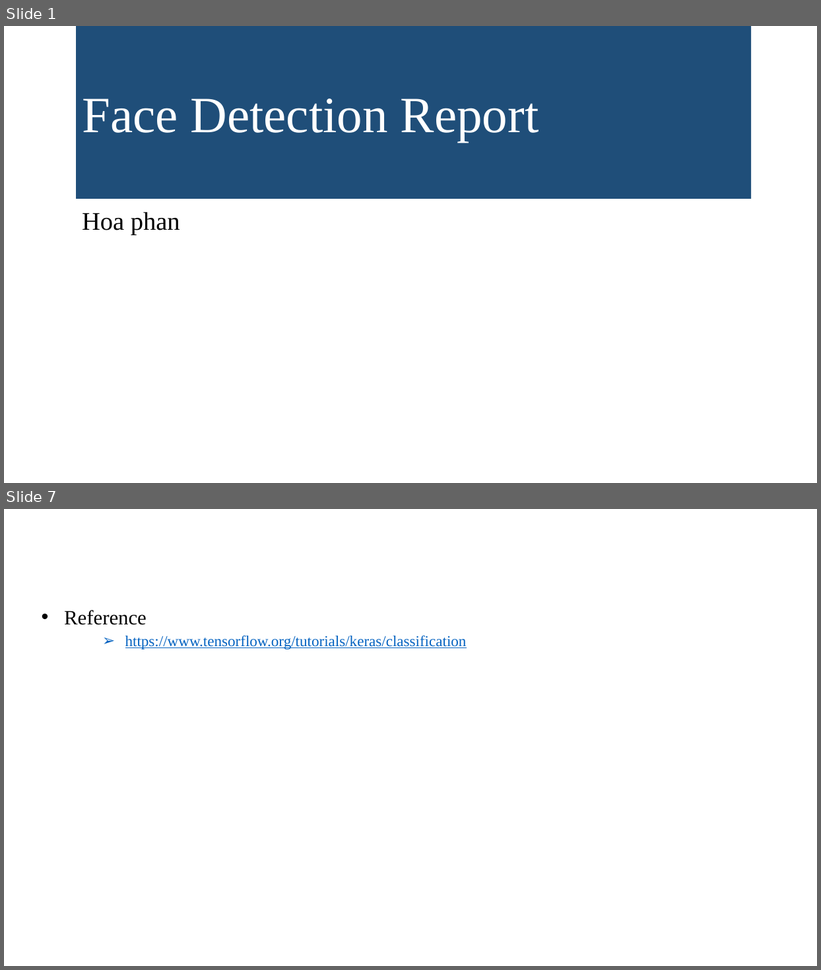
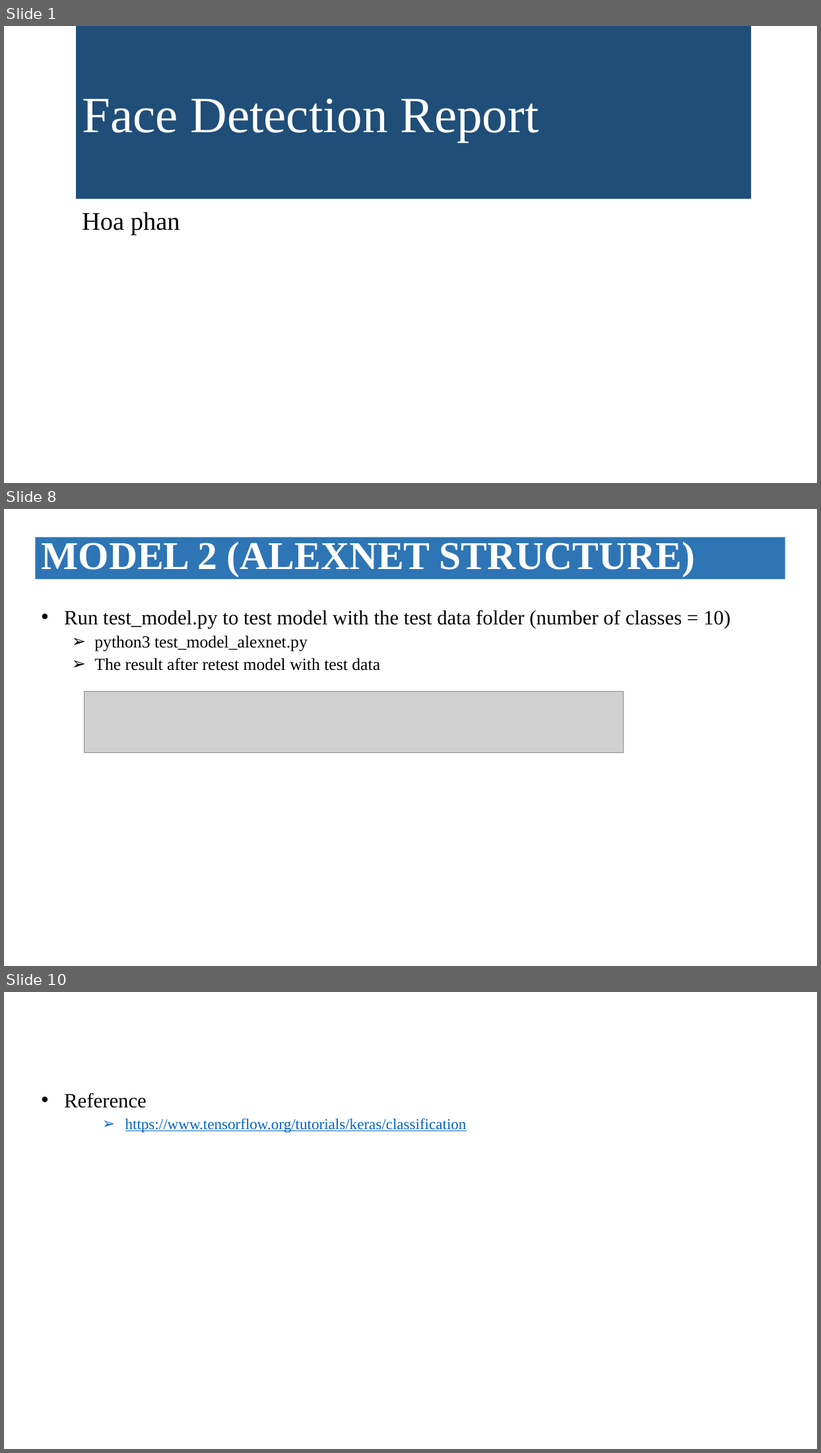
Before and after one commit to hoaquocphan/face_dectection, a slide deck: face_detection_report.pptx. Shown one above the other, each under a label of ours: slides 1 and 7 before the commit, slides 1, 8 and 10 after it; the slides between them are not shown. The pictures are 821x970 and 821x1453 pixels, drawn with LibreOffice and Linux fonts; fonts in the diff are those of the drawing; grey boxes stand for pictures. Boxes give left, top, right and bottom in pixels: in the first picture for what was removed or moved away, otherwise in the second. Text is boxed around its words. In the diff, an @@ line names an element or a change of style, - is before the commit and + after.

Commit message:
add model with alexnet structure

```diff
--- a/face_detection_report.pptx
+++ b/face_detection_report.pptx
@@ slide 8 added at (4,509,817,966), background #FFFFFF @@
@@ rectangle added at (35,537,785,579), fill #2E75B6, 46.5 pt, text #FFFFFF, bold @@
+MODEL 2 (ALEXNET STRUCTURE)
@@ text added at (64,610,731,671), 24 pt, text #000000 @@
+• Run test_model.py to test model with the test data folder (number of classes = 10)
+  ➢ python3 test_model_alexnet.py
+  ➢ The result after retest model with test data
@@ picture added at (84,692,623,753) @@
@@ what was slide 7 is now slide 10 @@
```
Also in this commit, not shown: 5 slides changed, 2 other slides added, 3 other files.
